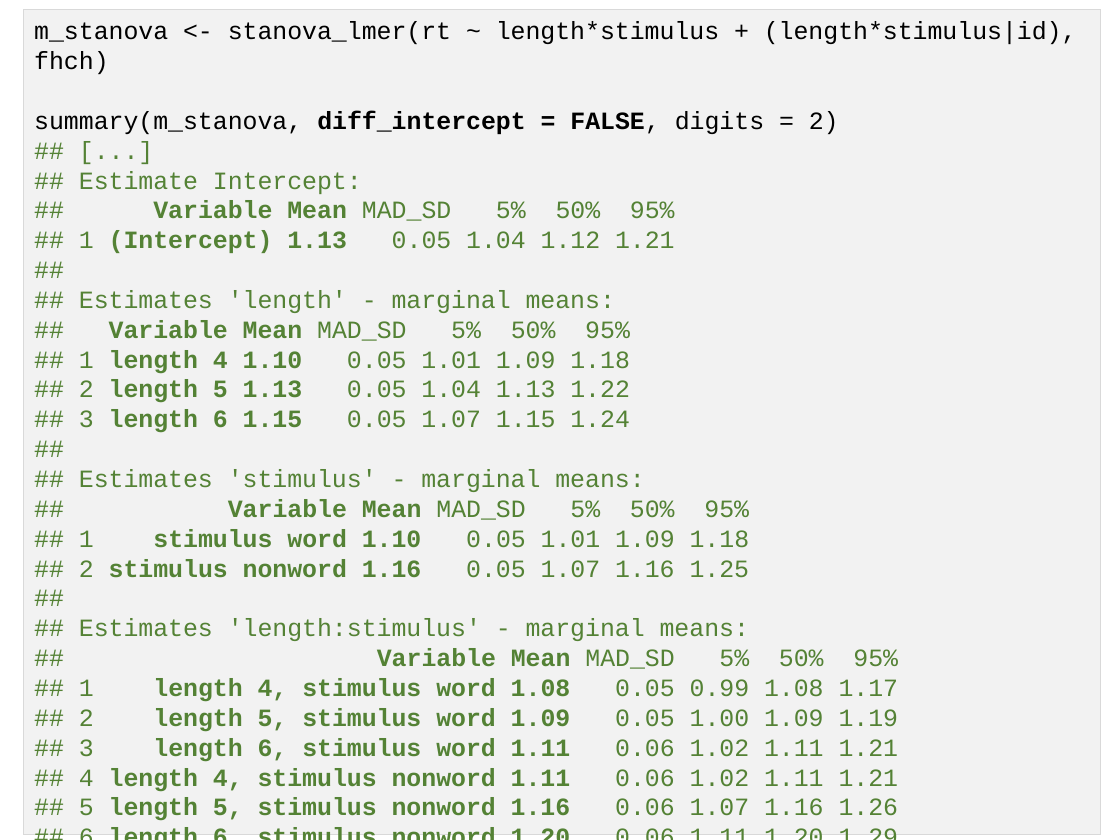
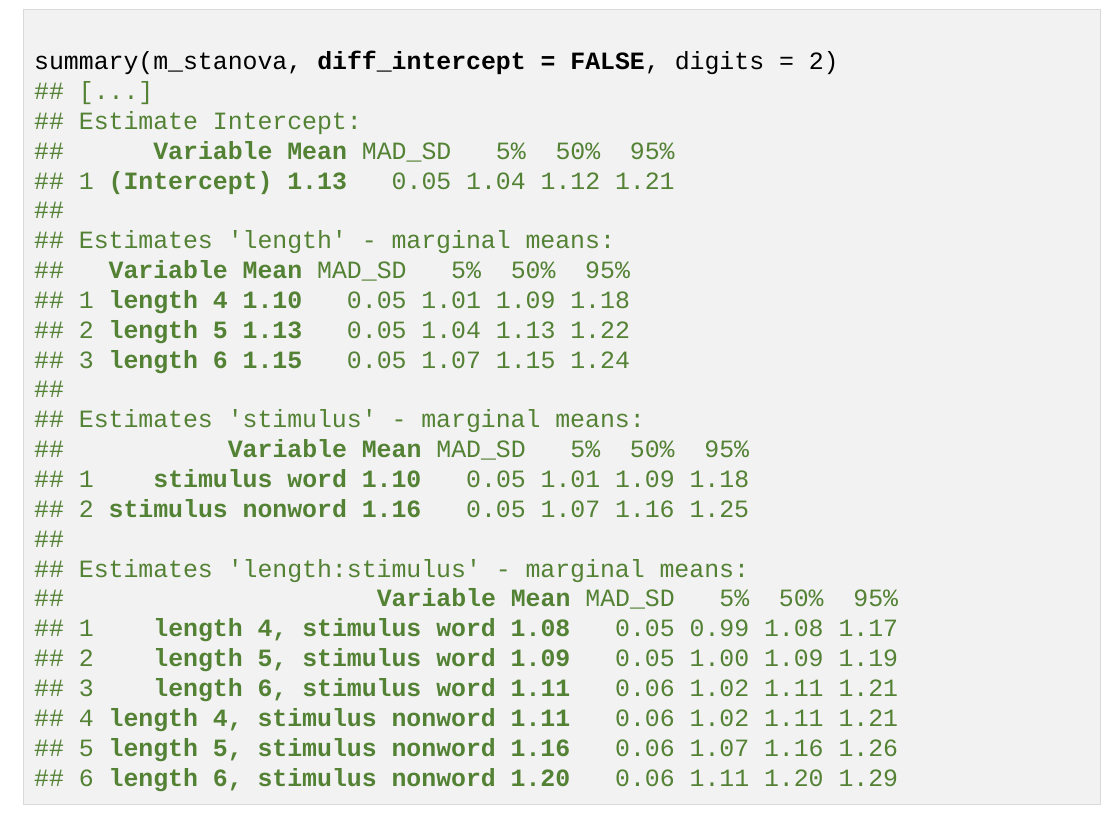
Before and after one commit to bayesstuff/stanova, a slide deck: slide 15 of development/MathPsych2020-stanova.pptx (slide 10 before the commit). Drawn at 1120x840 pixels with LibreOffice and Linux fonts; fonts in the diff are those of the drawing. Boxes give left, top, right and bottom in pixels: in the first picture for what was removed or moved away, otherwise in the second. Text is boxed around its words. In the diff, an @@ line names an element or a change of style, - is before the commit and + after.

```diff
--- a/development/MathPsych2020-stanova.pptx
+++ b/development/MathPsych2020-stanova.pptx
@@ rectangle "summary(m_stanova, diff_intercept = FALSE, digits ...": place and size @@
-rectangle "summary(m_stanova, diff_intercept = FALSE, digits ..." at box(24, 9, 1101, 834)
+rectangle "summary(m_stanova, diff_intercept = FALSE, digits ..." at box(24, 9, 1101, 804)
@@ text in rectangle at box(34, 21, 1077, 74): paragraph removed @@
-m_stanova <- stanova_lmer(rt ~ length*stimulus + (length*stimulus|id), fhch)
```
Also in this commit, not shown: 1 other slide changed, 7 slides added, 1 other file.
